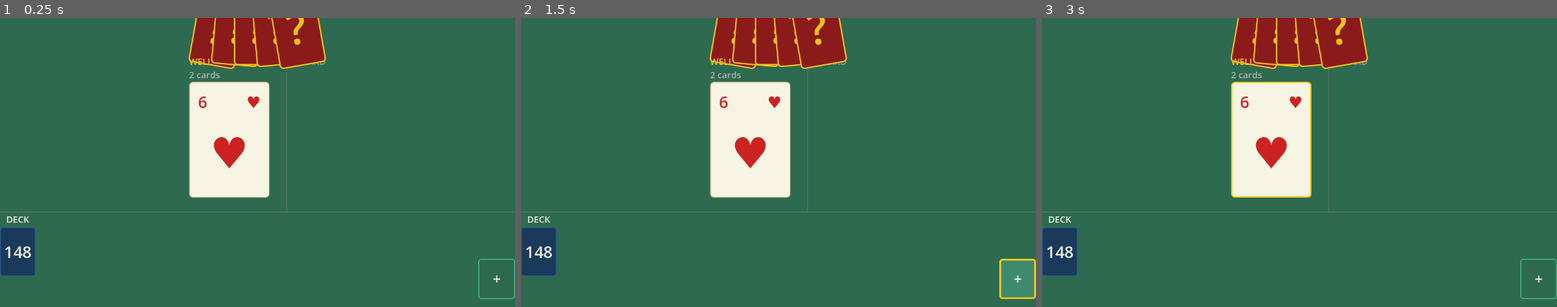
Above: before the commit, frames 1-3 (left to right).
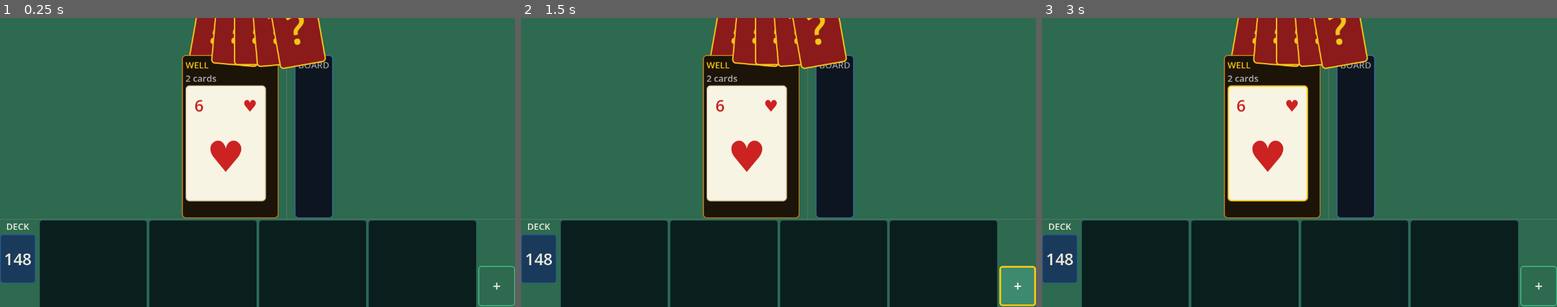
Above: after the commit, the same moments.

Repository: cristiandecoud/el-pozo
Game: Godot game, scene res://escenas/game/game.tscn
Two runs of this game, one before a commit and one after it. Both use one fixed random seed, a clock stepped at 60 frames per second and the inputs below. This scene is started directly instead of the project's main scene.
Inputs (mouse positions are in pixels of both pictures, inside the frame that each line leads up to):
- Up to frame 1 (0.25 s): no input
- Up to frame 2 (1.5 s): click "+" at 0.5 s; click "+" at 1.25 s
- Up to frame 3 (3 s): click "+" at 2 s; tap Enter at 2.75 s; drag from (1273, 139) to (1351, 98) at 2.77 s

The runs differ from the first frame. In frame 1, 35% of the frame differs, in the area x 0-100%, y 12-100%; in frame 2, 36%; in frame 3, 35%.

Commit message:
feat: Add project status documentation and enhance UI component styles for player area and ladder view

Diff:
--- a/escenas/ui/player_area/player_area.tscn
+++ b/escenas/ui/player_area/player_area.tscn
@@ -18,41 +18,47 @@
 size_flags_horizontal = 4
 theme_override_constants/separation = 16
 
-[node name="Well" type="VBoxContainer" parent="WellAndBoard"]
+[node name="WellPanel" type="PanelContainer" parent="WellAndBoard"]
+layout_mode = 2
+
+[node name="Well" type="VBoxContainer" parent="WellAndBoard/WellPanel"]
 layout_mode = 2
 theme_override_constants/separation = 2
 
-[node name="WellTitle" type="Label" parent="WellAndBoard/Well"]
+[node name="WellTitle" type="Label" parent="WellAndBoard/WellPanel/Well"]
 layout_mode = 2
 text = "WELL"
 theme_override_font_sizes/font_size = 20
 theme_override_colors/font_color = Color(0.96078, 0.77255, 0.09412, 1)
 
-[node name="WellCount" type="Label" parent="WellAndBoard/Well"]
+[node name="WellCount" type="Label" parent="WellAndBoard/WellPanel/Well"]
 layout_mode = 2
 text = "15 cards"
 theme_override_font_sizes/font_size = 20
 theme_override_colors/font_color = Color(0.7, 0.7, 0.7, 1)
 
-[node name="WellTopSlot" type="Control" parent="WellAndBoard/Well"]
+[node name="WellTopSlot" type="Control" parent="WellAndBoard/WellPanel/Well"]
 layout_mode = 2
 custom_minimum_size = Vector2(200, 290)
 
 [node name="VSep" type="VSeparator" parent="WellAndBoard"]
 layout_mode = 2
 
-[node name="BoardZone" type="VBoxContainer" parent="WellAndBoard"]
+[node name="BoardZone" type="PanelContainer" parent="WellAndBoard"]
 layout_mode = 2
 size_flags_horizontal = 3
+
+[node name="BoardContent" type="VBoxContainer" parent="WellAndBoard/BoardZone"]
+layout_mode = 2
 theme_override_constants/separation = 2
 
-[node name="BoardTitle" type="Label" parent="WellAndBoard/BoardZone"]
+[node name="BoardTitle" type="Label" parent="WellAndBoard/BoardZone/BoardContent"]
 layout_mode = 2
 text = "BOARD"
 theme_override_font_sizes/font_size = 20
 theme_override_colors/font_color = Color(0.6, 0.6, 0.6, 1)
 
-[node name="Board" type="HBoxContainer" parent="WellAndBoard/BoardZone"]
+[node name="Board" type="HBoxContainer" parent="WellAndBoard/BoardZone/BoardContent"]
 layout_mode = 2
 theme_override_constants/separation = 4
 
--- a/scripts/ui/ladder_view.gd
+++ b/scripts/ui/ladder_view.gd
@@ -34,11 +34,24 @@
 
 const CardScene := preload("res://escenas/ui/card/card.tscn")
 const COLOR_MUTED := Color("#AAAAAA")
+const CARD_W := 180
+const CARD_H := 260
+
+var _bg_style: StyleBoxFlat
 
 func _ready() -> void:
+	_bg_style = StyleBoxFlat.new()
+	_bg_style.bg_color = Color("#0A1E1E")
+	_bg_style.set_border_width_all(1)
+	_bg_style.border_color = Color("#2A6060")
+	_bg_style.set_corner_radius_all(6)
+	resized.connect(queue_redraw)
 	next_label.add_theme_color_override("font_color", COLOR_MUTED)
 	gui_input.connect(_on_gui_input)
 	refresh()
+
+func _draw() -> void:
+	draw_style_box(_bg_style, Rect2(Vector2.ZERO, size))
 
 # Highlights the slot with a green tint when the selected card can be played here.
 func set_valid_target(valid: bool) -> void:
@@ -48,7 +61,7 @@
 func refresh() -> void:
 	if not is_inside_tree():
 		return
-	# Clear the previous card
+	# Clear the previous card and any shadow nodes
 	for child in card_area.get_children():
 		child.queue_free()
 
@@ -56,6 +69,22 @@
 		next_label.text = "Needs: A"
 	else:
 		var top: Card = ladder_data.back()
+
+		# Stacking shadow effect: 1 shadow for 2 cards, 2 shadows for 3+
+		var shadow_levels := clampi(ladder_data.size() - 1, 0, 2)
+		for i in range(shadow_levels, 0, -1):
+			var shadow := Panel.new()
+			var ss := StyleBoxFlat.new()
+			ss.bg_color = Color("#0D1E1E")
+			ss.set_border_width_all(1)
+			ss.border_color = Color("#1E4040")
+			ss.set_corner_radius_all(6)
+			shadow.add_theme_stylebox_override("panel", ss)
+			shadow.custom_minimum_size = Vector2(CARD_W, CARD_H)
+			shadow.size = Vector2(CARD_W, CARD_H)
+			shadow.position = Vector2(i * 5, i * 5)
+			card_area.add_child(shadow)
+
 		var cv: CardView = CardScene.instantiate()
 		cv.card_data = top
 		# MOUSE_FILTER_IGNORE: clicks pass through to the LadderView root
--- a/scripts/ui/player_area_view.gd
+++ b/scripts/ui/player_area_view.gd
@@ -41,9 +41,11 @@
 var _current_player_board: Array = []
 
 @onready var name_label: Label      = $PlayerName
-@onready var well_count: Label      = $WellAndBoard/Well/WellCount
-@onready var well_top_slot: Control = $WellAndBoard/Well/WellTopSlot
-@onready var board_container: HBoxContainer = $WellAndBoard/BoardZone/Board
+@onready var well_panel: PanelContainer     = $WellAndBoard/WellPanel
+@onready var well_count: Label              = $WellAndBoard/WellPanel/Well/WellCount
+@onready var well_top_slot: Control         = $WellAndBoard/WellPanel/Well/WellTopSlot
+@onready var board_zone: PanelContainer     = $WellAndBoard/BoardZone
+@onready var board_container: HBoxContainer = $WellAndBoard/BoardZone/BoardContent/Board
 @onready var hand_container: Control        = $HandZone/Hand
 @onready var hand_zone: VBoxContainer       = $HandZone
 
@@ -77,6 +79,26 @@
 	_style_well.set_content_margin_all(6)
 	# Clip columns so they never push the layout beyond available height
 	board_container.clip_children = CanvasItem.CLIP_CHILDREN_ONLY
+	_apply_well_panel_style()
+	_apply_board_zone_style()
+
+func _apply_well_panel_style() -> void:
+	var s := StyleBoxFlat.new()
+	s.bg_color = Color("#1C1408")
+	s.set_border_width_all(2)
+	s.border_color = Color("#C8851A")
+	s.set_corner_radius_all(8)
+	s.set_content_margin_all(8)
+	well_panel.add_theme_stylebox_override("panel", s)
+
+func _apply_board_zone_style() -> void:
+	var s := StyleBoxFlat.new()
+	s.bg_color = Color("#0D1520")
+	s.set_border_width_all(2)
+	s.border_color = Color("#3A6A9A")
+	s.set_corner_radius_all(8)
+	s.set_content_margin_all(8)
+	board_zone.add_theme_stylebox_override("panel", s)
 
 # Main entry point — called by game.gd in _refresh_all().
 func refresh(player: Player) -> void:
Not shown, added: docs/estado.md
Not shown, changed: docs/glosario.md
